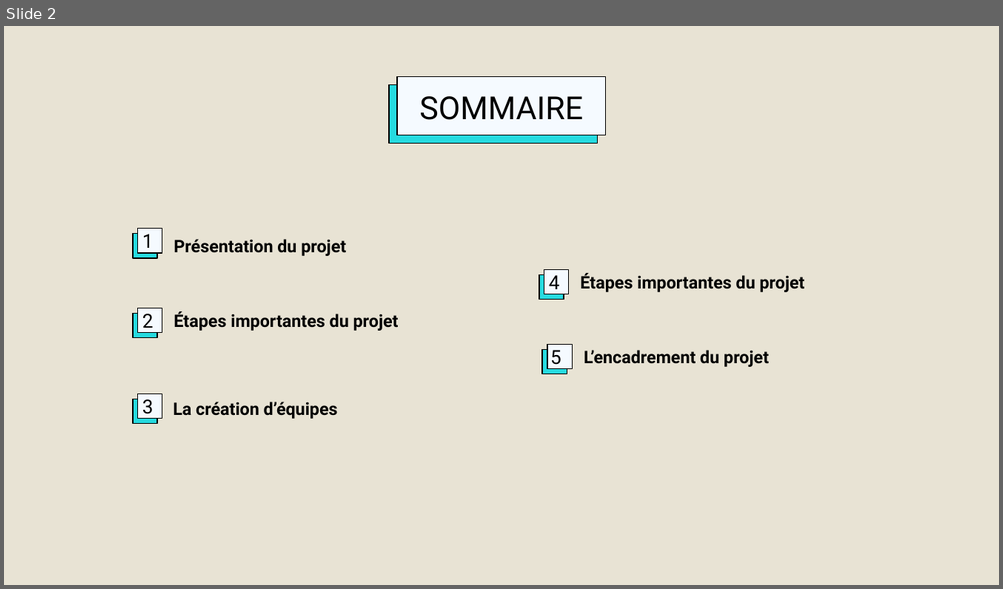
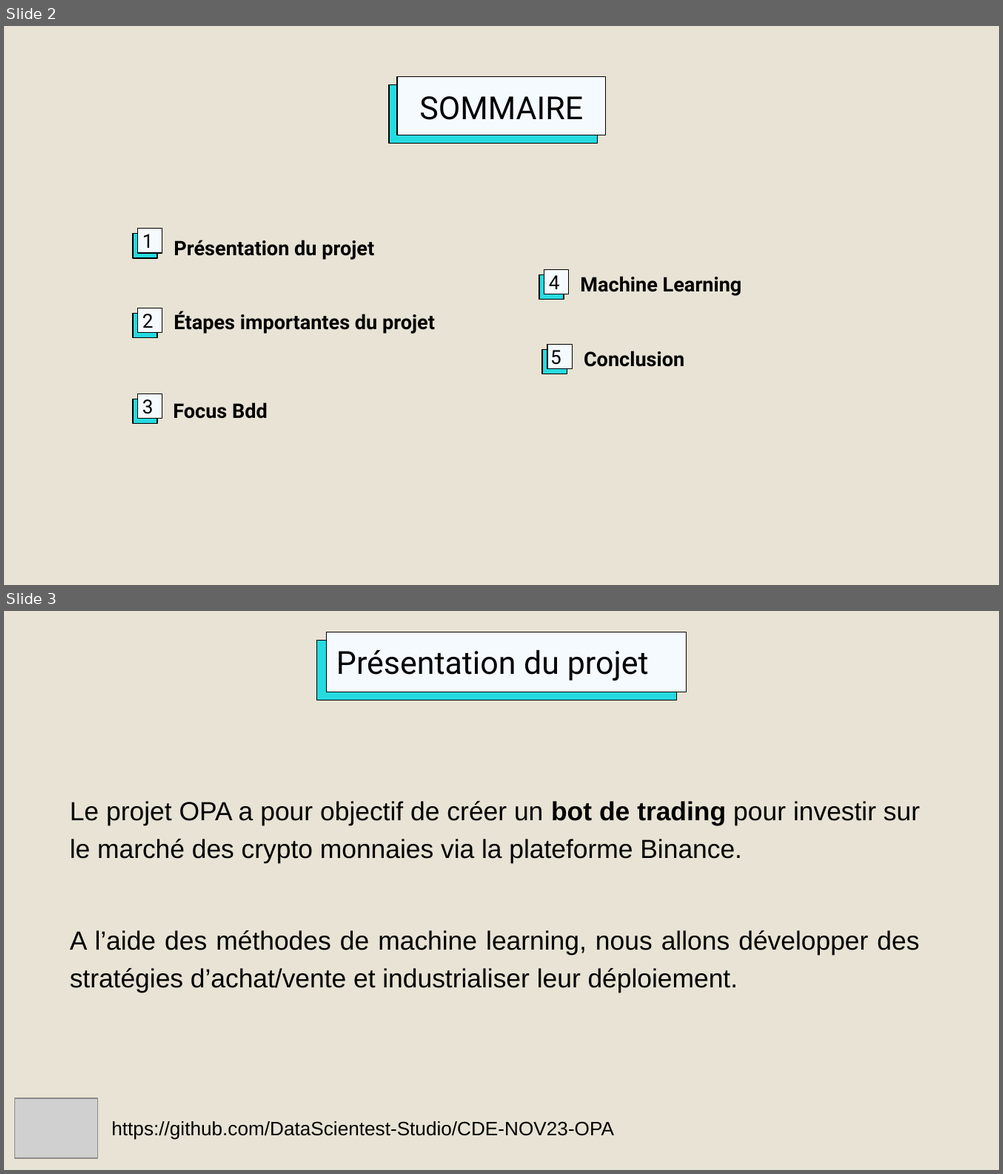
Before and after one commit to DataScientest-Studio/CDE-NOV23-OPA, a slide deck: docs/Projet OPA - CryptoBot avec Binance.odp. Shown one above the other, each under a label of ours: slide 2 before the commit, slides 2 and 3 after it. The pictures are 1003x589 and 1003x1174 pixels, drawn with LibreOffice and Linux fonts; fonts in the diff are those of the drawing; grey boxes stand for pictures; background and template pictures are left out. Boxes give left, top, right and bottom in pixels: in the first picture for what was removed or moved away, otherwise in the second. Text is boxed around its words. In the diff, an @@ line names an element or a change of style, - is before the commit and + after.

```diff
--- a/docs/Projet OPA - CryptoBot avec Binance.odp
+++ b/docs/Projet OPA - CryptoBot avec Binance.odp
@@ slide 3 added at [4, 611, 999, 1170], background #E8E3D4 @@
@@ title added at [326, 632, 686, 692], fill #F5FAFF, outline #000000 0.74 pt, 23 pt, text #000000 @@
+Présentation du projet
@@ rectangle added at [316, 641, 677, 701], fill #26DBE0, outline #000000 0.74 pt @@
@@ text added at [70, 801, 919, 994], 19 pt, text #000000 @@
+Le projet OPA a pour objectif de créer un bot de trading pour investir sur le marché des crypto monnaies via la plateforme Binance.
+A l’aide des méthodes de machine learning, nous allons développer des stratégies d’achat/vente et industrialiser leur déploiement.
@@ picture added at [15, 1099, 99, 1159] @@
@@ text added at [111, 1122, 614, 1140], 14 pt, text #000000 @@
+https://github.com/DataScientest-Studio/CDE-NOV23-OPA
@@ slide 2 changed as well @@
@@ text "Présentation du projet" at [173, 240, 374, 260]: size 12.5 to 14.5 pt @@
@@ text at [580, 276, 742, 296]: text changed; size 12.5 to 14.5 pt @@
-Étapes importantes du projet
+Machine Learning
@@ text "Étapes importantes du projet" at [173, 312, 435, 334]: size 12.5 to 14.5 pt @@
@@ text at [583, 351, 684, 367]: text changed; size 12.5 to 14.5 pt @@
-L’encadrement du projet
+Conclusion
@@ text at [173, 403, 267, 419]: text changed; size 12.5 to 14.5 pt @@
-La création d’équipes
+Focus Bdd
```
Also in this commit, not shown: 9 other slides changed, 9 other slides added, 5 slides removed, 4 other files.
